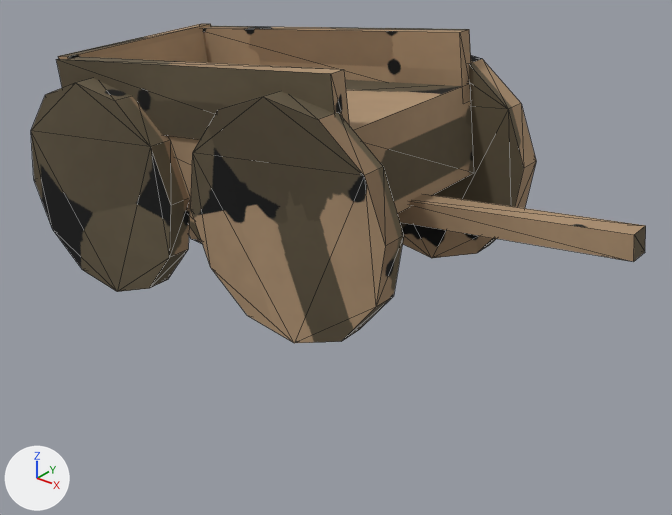
Renders of the glTF model public/models/wagon.glb from each side of a commit.
Before and after are seen from a 50 mm lens placed at (2.16, -2.37, 1.61), pointed at (0.15, 0.15, 0.05). The axes (+X, +Y, +Z) are drawn at lower left. The lights are the same throughout. The first picture is the older version. Mesh edges are drawn as thin lines. Vertices at exactly the same position are counted once.

Names of what the first picture shows: 'wagon'.
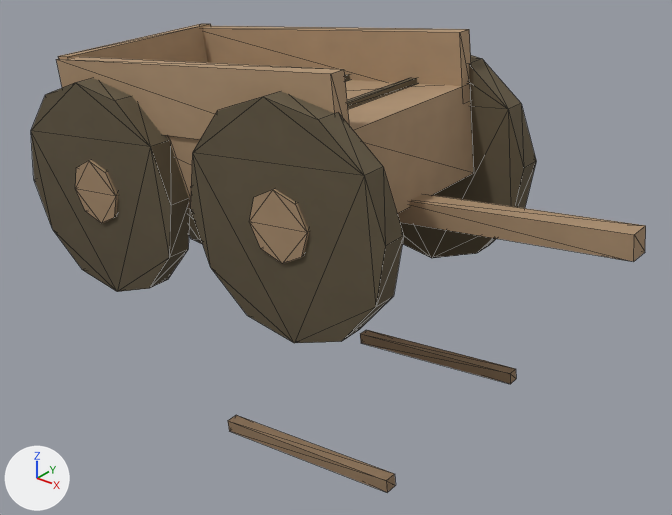
Where the newer file only moved an object's origin or applied its transform, the numbers keep the older frame.

The change in detail:
me_cube is used by ob_wagon; location (0.166, 0.285, -0.361).
me_cube had 136 vertices, 236 faces and spanned x -1.19..1.19, y -0.73..0.73, z 0.0..1.29.
me_cube now has 264 vertices, 440 faces and spans x -1.19..1.19, y -0.74..0.73, z -0.1..1.29.
me_cube part 1: the loose piece of 8 vertices spanning x -0.89..0.44, y -0.64..0.08, z 0.64..1.12 is copied, and the copy is scaled about its middle by (0.0231, 0.972, 0.0546), then moved by (0.43, 0.0, 0.22); it spans x 0.18..0.21, y -0.63..0.07, z 1.09..1.11.
me_cube part 2: a new loose piece, an 8-sided cylinder along y spanning x 0.11..0.35, y -0.74..-0.63, z 0.69..0.93, in mat_wagon_baked (picture img_wagon_albedo).
me_cube part 3: a new loose piece, an 8-sided cylinder along y spanning x -0.78..-0.54, y -0.74..-0.63, z 0.58..0.82, in mat_wagon_baked (picture img_wagon_albedo).
Part 4, on me_cube:
24 vertices are added at x -0.73..0.65, y -0.71..0.09, z -0.1..1.17.
24 new vertices lie (0.0, 0.05, 0.0) away from vertices in x -0.73..0.65, y -0.71..0.09, z -0.1..1.17.
72 new faces join them.
me_cube part 5: 236 kept faces spanning x -1.19..1.19, y -0.73..0.73, z 0.0..1.29 get new texture (UV) coordinates.
Other edits to the shape of me_cube do not show in these pictures.

Pixel boxes (x1, y1, x2, y2) of what changed, in the pictures (672 x 515 px):
'wagon', reshaped (47% taller): before (31, 24, 646, 343); after (31, 24, 646, 493)
part 1 of me_cube, added (brown): after (347, 78, 417, 109)
part 2 of me_cube, added (brown): after (249, 189, 309, 263)
part 3 of me_cube, added (brown): after (75, 160, 118, 223)
part 4 of me_cube, added: after (190, 186, 516, 493)
part 5 of me_cube, surface changed: (38, 24, 646, 343) in both
